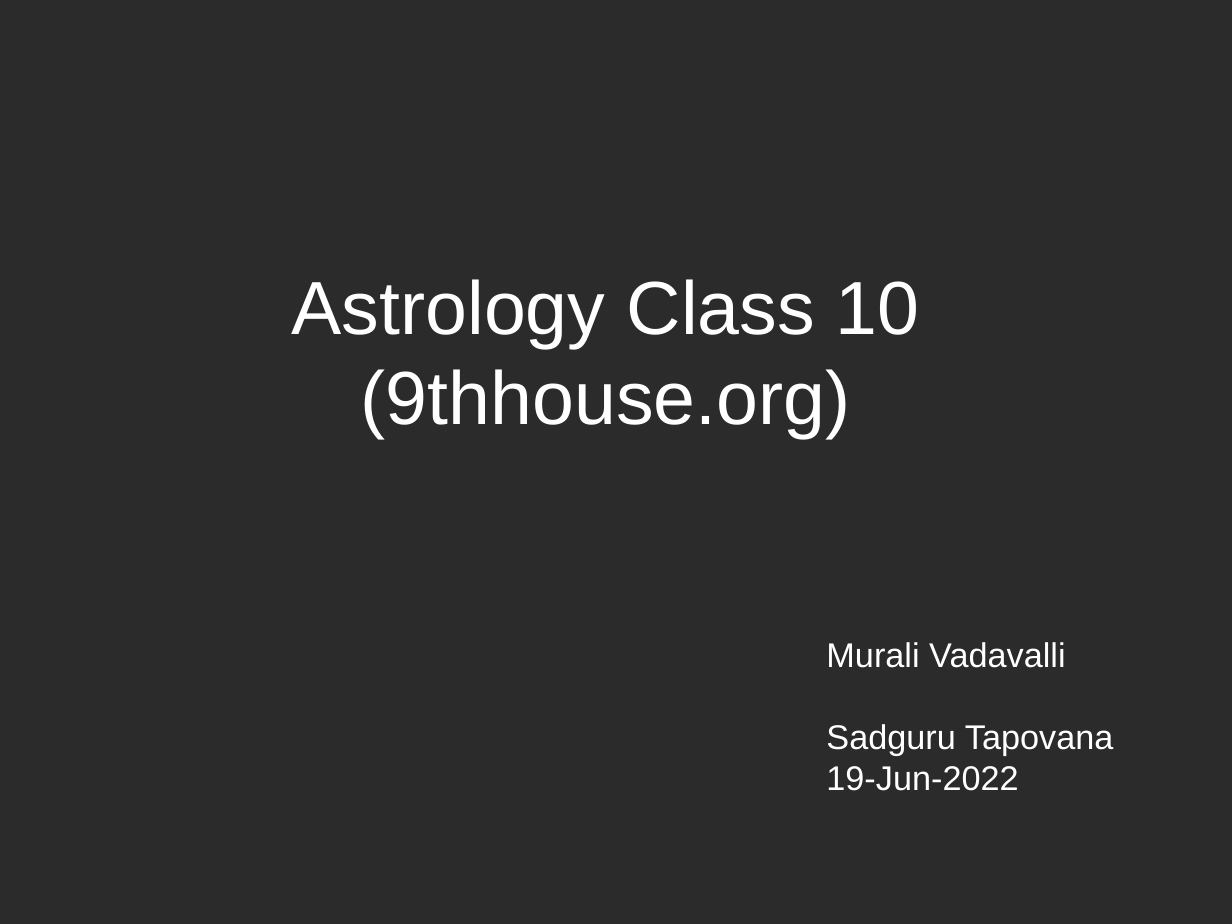
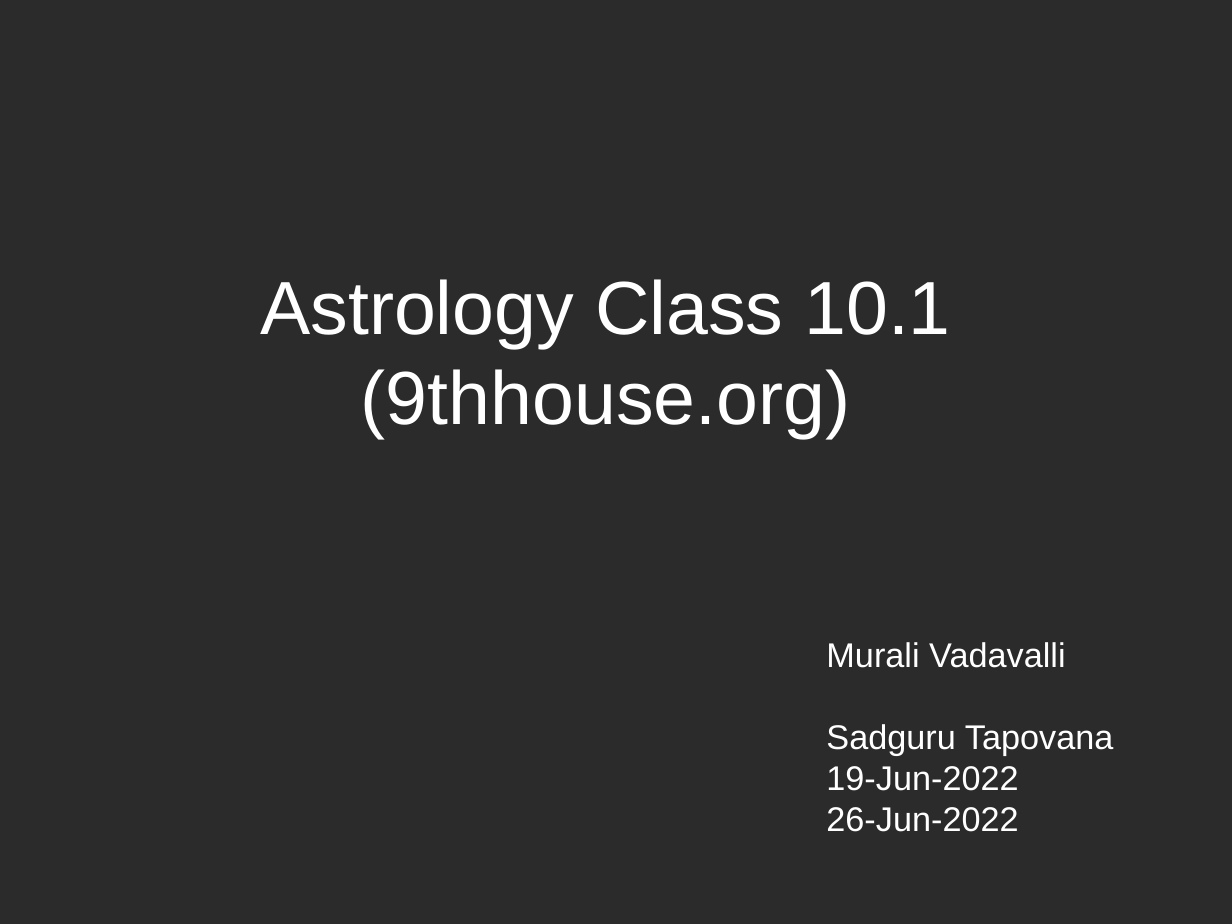
Before and after one commit to vadavalli/9th, a slide deck: slide 1 of downloads/Astro-class10.ppt. Drawn at 1232x924 pixels with LibreOffice and Linux fonts; fonts in the diff are those of the drawing; background and template pictures are left out; a plain dark background stands for a picture behind light text. Boxes give left, top, right and bottom in pixels: in the first picture for what was removed or moved away, otherwise in the second. Text is boxed around its words. In the diff, an @@ line names an element or a change of style, - is before the commit and + after.

```diff
--- a/downloads/Astro-class10.ppt
+++ b/downloads/Astro-class10.ppt
@@ title at [260,279,950,439]: text changed @@
-Astrology Class 10
-(9thhouse.org)
+Astrology Class 10.1
+(9thhouse.org)
@@ text at [826,807,1018,832]: paragraph added @@
+26-Jun-2022
```
Also in this commit, not shown: 7 other slides changed, 1 slide added, 1 other file.
